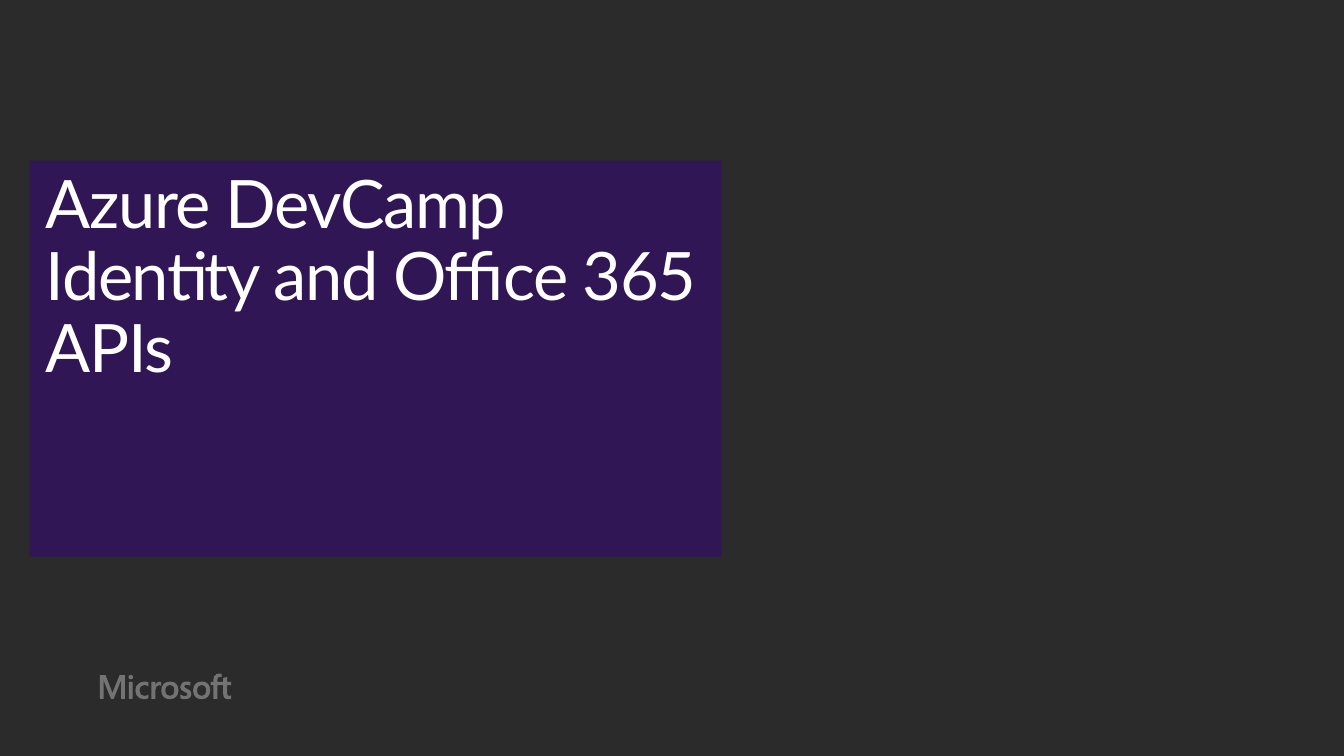
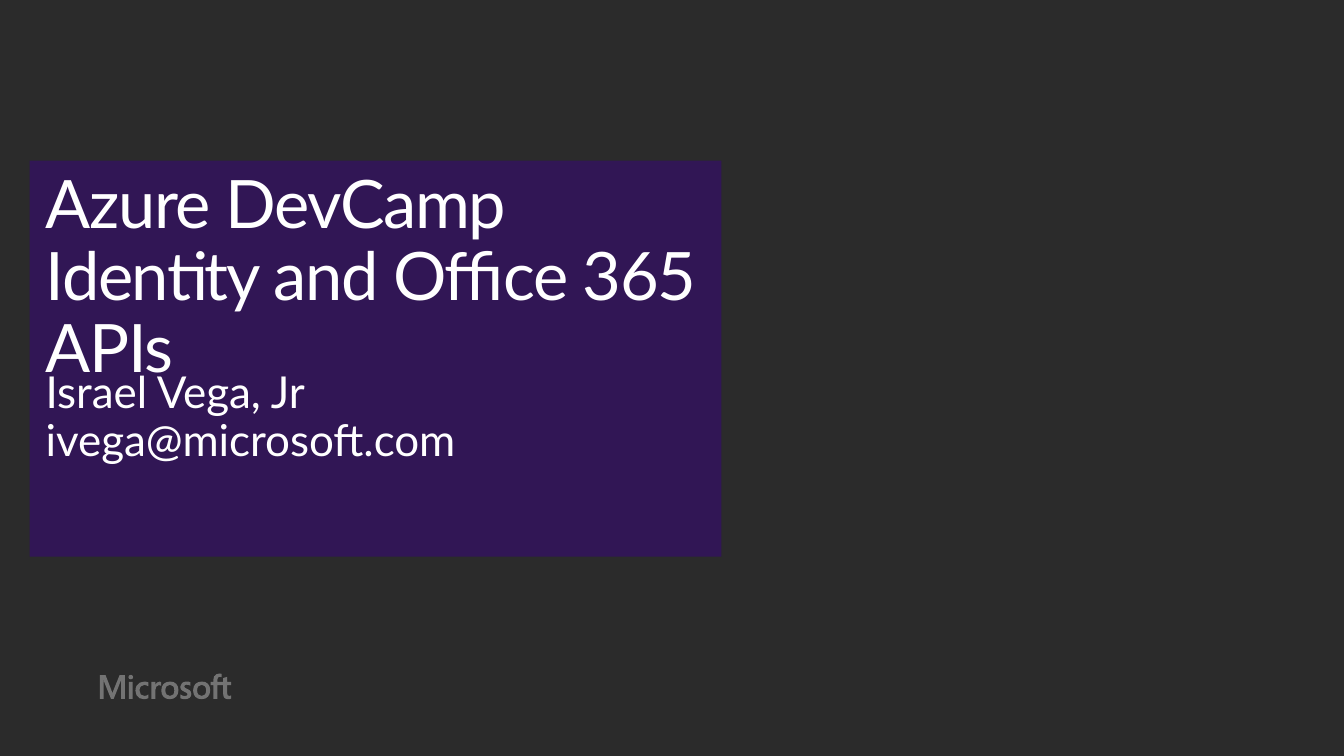
Before and after one commit to wely/DevCamp, a slide deck: slide 1 of Presentation/Module03-Identity-0365Apis.pptx. Drawn at 1344x756 pixels with LibreOffice and Linux fonts; fonts in the diff are those of the drawing; background and template pictures are left out; a plain dark background stands for a picture behind light text. Boxes give left, top, right and bottom in pixels: in the first picture for what was removed or moved away, otherwise in the second. Text is boxed around its words. In the diff, an @@ line names an element or a change of style, - is before the commit and + after.

```diff
--- a/Presentation/Module03-Identity-0365Apis.pptx
+++ b/Presentation/Module03-Identity-0365Apis.pptx
@@ text added at (46,371,456,464), 31.4 pt, text #FFFFFF @@
+Israel Vega, Jr
+ivega@microsoft.com
```
Also in this commit, not shown: 21 other slides changed, 2 slides added.
